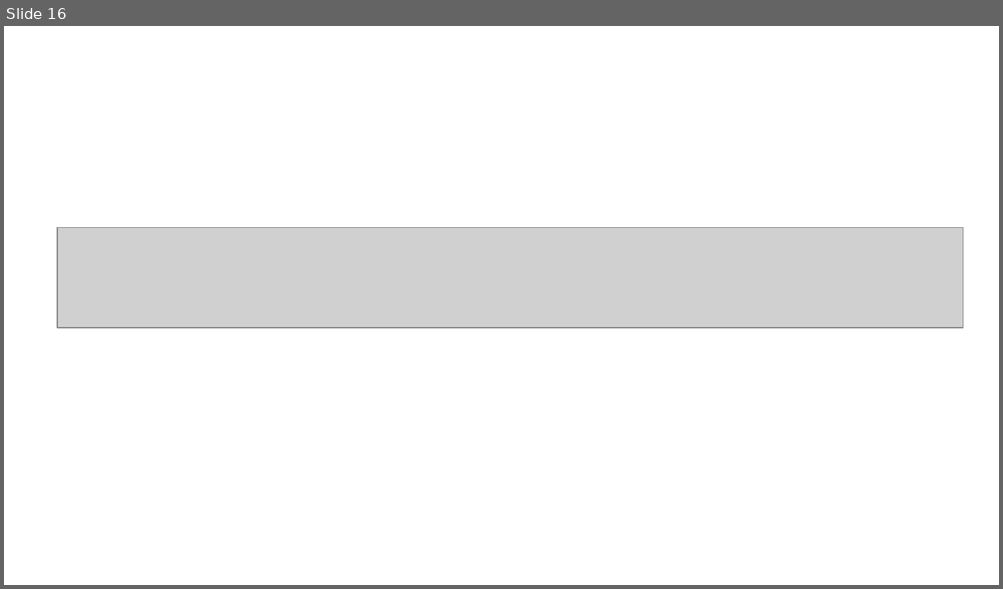
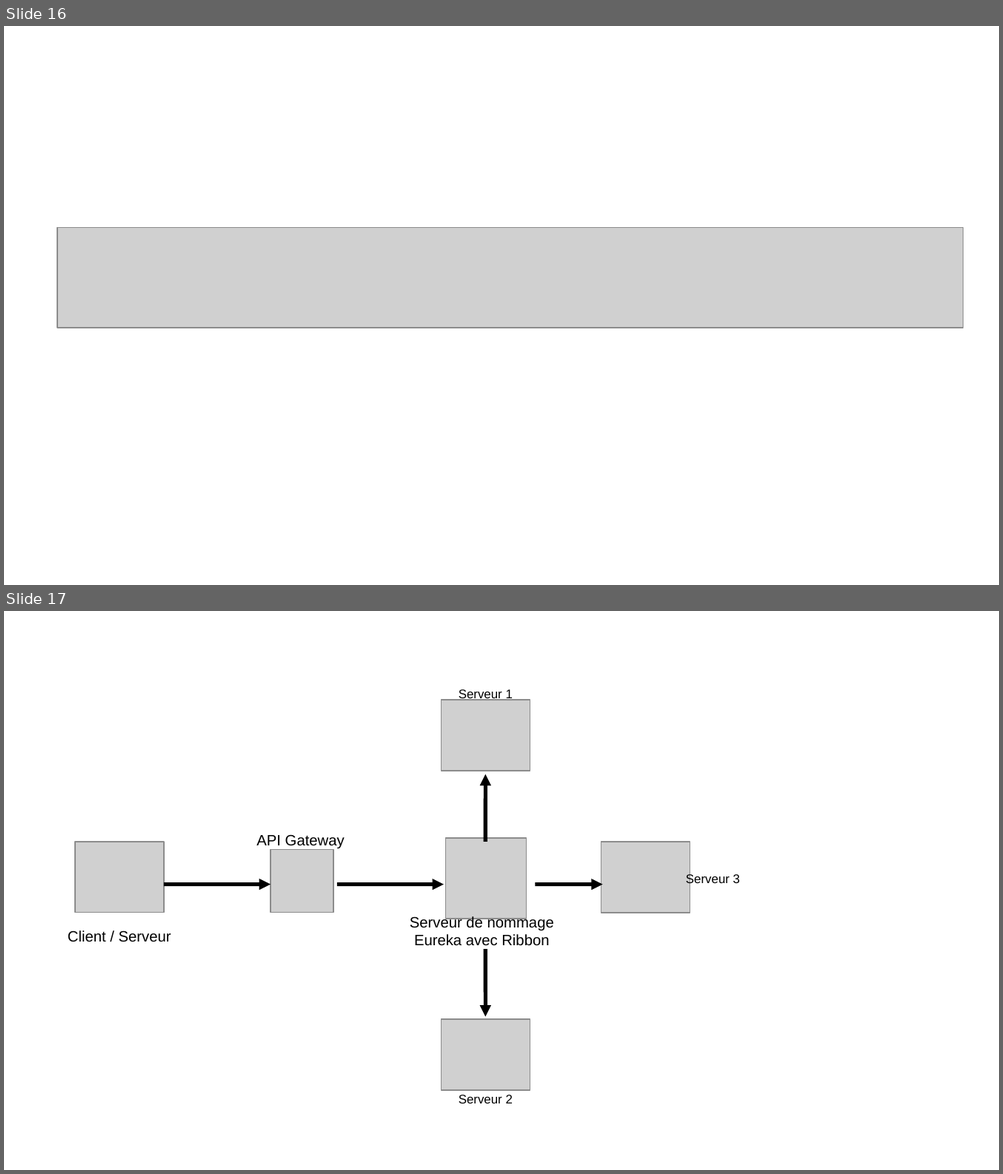
Before and after one commit to gattardm/P11, a slide deck: Sources/diagrammes.odp. Shown one above the other, each under a label of ours: slide 16 before the commit, slides 16 and 17 after it. The pictures are 1003x589 and 1003x1174 pixels, drawn with LibreOffice and Linux fonts; fonts in the diff are those of the drawing; grey boxes stand for pictures. Boxes give left, top, right and bottom in pixels: in the first picture for what was removed or moved away, otherwise in the second. Text is boxed around its words. In the diff, an @@ line names an element or a change of style, - is before the commit and + after.

```diff
--- a/Sources/diagrammes.odp
+++ b/Sources/diagrammes.odp
@@ slide 17 added at box(4, 611, 999, 1170), background #FFFFFF @@
@@ group added at box(68, 689, 740, 1104): 6 pictures, 6 texts, 5 arrows @@
+Client / Serveur
+API Gateway
+Serveur de nommage
+Eureka avec Ribbon
+Serveur 1
+Serveur 2
+Serveur 3
```
Also in this commit, not shown: 2 slides changed, 2 other slides added, 1 slide removed, 12 other files.
